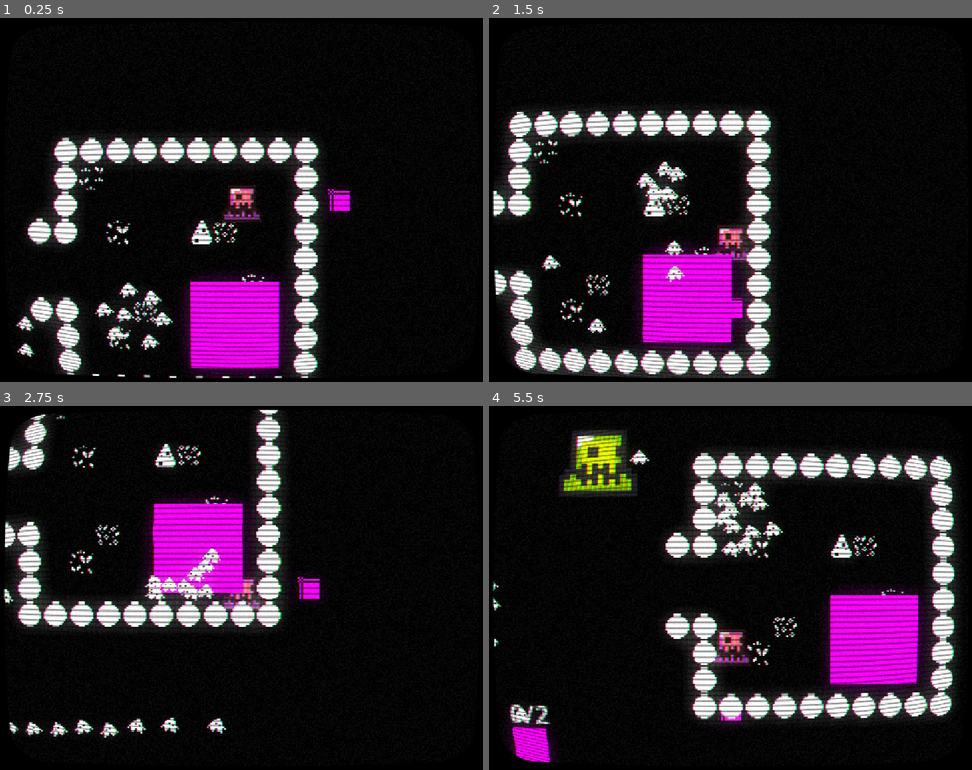
Above: before the commit, frames 1-4 (two rows, left to right).
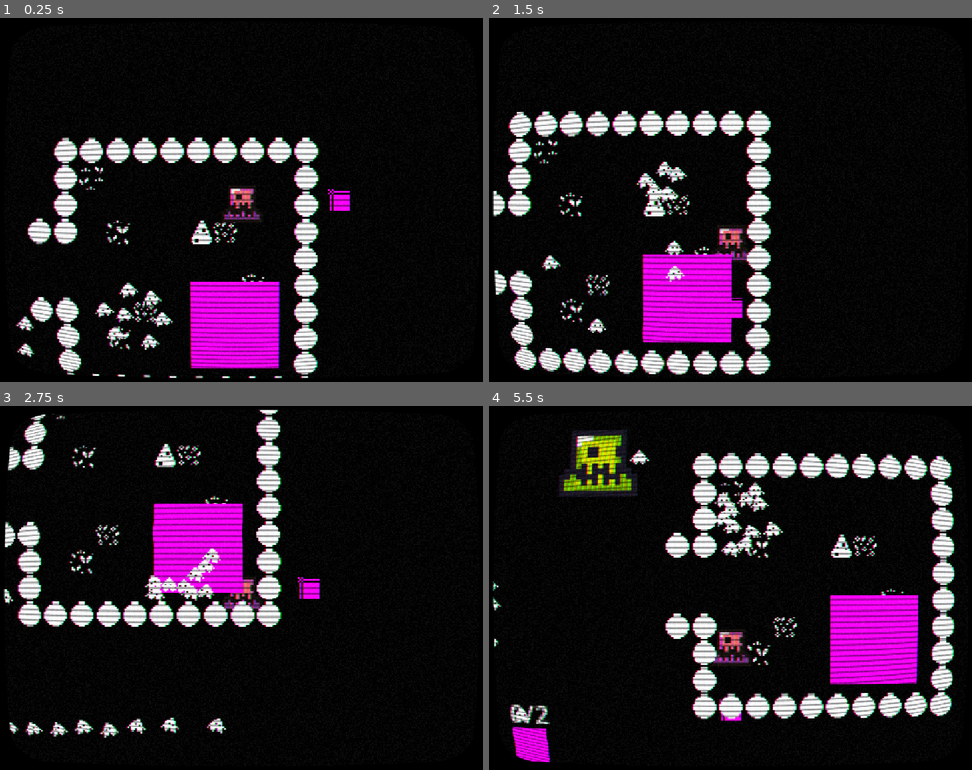
Above: after the commit, the same moments.

Repository: Octaniko/EnemyOfNone
Game: Godot game, scene res://scenes/world.tscn
The game is run twice, just before and just after one commit, with the same random seed, the same clock (stepped at 60 frames per second) and the same inputs.
Inputs:
- Up to frame 1 (0.25 s): no input
- Up to frame 2 (1.5 s): hold D (right) 0.53-1.28 s; hold Shift (recall) 0.53-1.28 s; hold S (down) from 1.28 s (still down); tap Space (rush) at 1.35 s
- Up to frame 3 (2.75 s): release S (down) at 2.03 s; hold D (right) from 2.03 s (still down); hold Shift (recall) from 2.03 s (still down)
- Up to frame 4 (5.5 s): release D (right) at 2.78 s; release Shift (recall) at 2.78 s; hold W (up) 2.78-3.53 s; tap Space (rush) at 2.85, 4.35 s; hold Shift (recall) 3.53-4.28 s; hold A (left) 3.53-5.03 s; hold S (down) from 5.03 s (still down); hold Shift (recall) from 5.03 s (still down)

The runs differ from the first frame. In frame 1, 5.4% of the frame differs, in the area x 5-73%, y 32-99%; in frame 2, 7.7%; in frame 3, 5.5%; in frame 4, 9.0%, in the area x 3-98%, y 7-98%.

Commit message:
feat: Add Dithering shader

Diff:
--- /dev/null
+++ b/assets/shaders/dithering.gdshader
@@ -0,0 +1,70 @@
+shader_type canvas_item;
+render_mode unshaded, skip_vertex_transform;
+
+uniform sampler2D screen_texture : hint_screen_texture, filter_nearest;
+
+uniform vec4 color_dark : source_color = vec4(0.0, 0.0, 0.0, 1.0);
+uniform vec4 color_light : source_color = vec4(1.0, 1.0, 1.0, 1.0);
+
+uniform float dither_repeat = 1.0;
+uniform float dither_strength = 1.0;
+uniform float min_dither_brightness = 0.1;
+
+uniform int bayer_mode = 4;
+
+void fragment() {
+    vec4 tex = textureLod(screen_texture, SCREEN_UV, 0.0);
+    vec3 color_in = tex.rgb;
+    float brightness = dot(color_in, vec3(0.299, 0.587, 0.114));
+
+    vec4 out_color;
+    if (brightness < min_dither_brightness) {
+        out_color = color_dark;
+    } else {
+        vec2 screen_px_size = SCREEN_PIXEL_SIZE;
+        vec2 screen_res = vec2(1.0) / screen_px_size;
+        vec2 pixel_coord = SCREEN_UV * screen_res / dither_repeat;
+
+        float threshold = 0.0;
+        if (bayer_mode == 4) {
+            int x = int(floor(mod(pixel_coord.x, 4.0)));
+            int y = int(floor(mod(pixel_coord.y, 4.0)));
+            int index = y * 4 + x;
+            float bayer4[16] = float[](
+                0.0/16.0, 8.0/16.0, 2.0/16.0, 10.0/16.0,
+                12.0/16.0, 4.0/16.0, 14.0/16.0, 6.0/16.0,
+                3.0/16.0, 11.0/16.0, 1.0/16.0, 9.0/16.0,
+                15.0/16.0, 7.0/16.0, 13.0/16.0, 5.0/16.0
+            );
+            threshold = bayer4[index];
+        } else if (bayer_mode == 8) {
+            int x = int(floor(mod(pixel_coord.x, 8.0)));
+            int y = int(floor(mod(pixel_coord.y, 8.0)));
+            int index = y * 8 + x;
+            float bayer8[64] = float[](
+                0.0/64.0, 32.0/64.0, 8.0/64.0, 40.0/64.0,
+                2.0/64.0, 34.0/64.0, 10.0/64.0, 42.0/64.0,
+                48.0/64.0, 16.0/64.0, 56.0/64.0, 24.0/64.0,
+                50.0/64.0, 18.0/64.0, 58.0/64.0, 26.0/64.0,
+                12.0/64.0, 44.0/64.0, 4.0/64.0, 36.0/64.0,
+                14.0/64.0, 46.0/64.0, 6.0/64.0, 38.0/64.0,
+                60.0/64.0, 28.0/64.0, 52.0/64.0, 20.0/64.0,
+                62.0/64.0, 30.0/64.0, 54.0/64.0, 22.0/64.0,
+                3.0/64.0, 35.0/64.0, 11.0/64.0, 43.0/64.0,
+                1.0/64.0, 33.0/64.0, 9.0/64.0, 41.0/64.0,
+                51.0/64.0, 19.0/64.0, 59.0/64.0, 27.0/64.0,
+                49.0/64.0, 17.0/64.0, 57.0/64.0, 25.0/64.0,
+                15.0/64.0, 47.0/64.0, 7.0/64.0, 39.0/64.0,
+                13.0/64.0, 45.0/64.0, 5.0/64.0, 37.0/64.0,
+                63.0/64.0, 31.0/64.0, 55.0/64.0, 23.0/64.0,
+                61.0/64.0, 29.0/64.0, 53.0/64.0, 21.0/64.0
+            );
+            threshold = bayer8[index];
+        }
+
+        vec4 dithered = (brightness < threshold) ? color_dark : color_light;
+        out_color = mix(tex, dithered, dither_strength);
+    }
+
+    COLOR = out_color;
+}
--- a/scenes/world.tscn
+++ b/scenes/world.tscn
@@ -7,6 +7,7 @@
 [ext_resource type="PackedScene" uid="uid://cn0df6p1m8or6" path="res://scenes/entities/unit/unit.tscn" id="3_4wyf3"]
 [ext_resource type="Shader" uid="uid://q3w8b3i4m26u" path="res://assets/shaders/vhs.gdshader" id="3_e3hyu"]
 [ext_resource type="PackedScene" uid="uid://cl1oh7qlfhj1m" path="res://scenes/entities/player/player.tscn" id="3_k0juu"]
+[ext_resource type="Shader" uid="uid://dptgn8t6jmiik" path="res://assets/shaders/dithering.gdshader" id="4_q5onr"]
 [ext_resource type="PackedScene" uid="uid://kfgm162v1xgt" path="res://scenes/entities/enemy/enemy.tscn" id="6_qfnet"]
 [ext_resource type="Script" uid="uid://dkl042to8ysey" path="res://scenes/entities/unit/unit_manager.gd" id="6_w7kh3"]
 [ext_resource type="PackedScene" uid="uid://d0uns3g334aex" path="res://scenes/objects/carryable.tscn" id="8_4mrxx"]
@@ -25,6 +26,15 @@
 shader_parameter/softness = 0.67200003192
 shader_parameter/intensity = 0.7810000370975
 shader_parameter/vignette_color = Color(0, 0, 0, 1)
+
+[sub_resource type="ShaderMaterial" id="ShaderMaterial_jhx03"]
+shader = ExtResource("4_q5onr")
+shader_parameter/color_dark = Color(0, 0, 0, 1)
+shader_parameter/color_light = Color(1, 1, 1, 1)
+shader_parameter/dither_repeat = 1.0
+shader_parameter/dither_strength = 1.0
+shader_parameter/min_dither_brightness = 0.1
+shader_parameter/bayer_mode = 4
 
 [sub_resource type="ShaderMaterial" id="ShaderMaterial_q5onr"]
 shader = ExtResource("3_e3hyu")
@@ -1182,7 +1192,6 @@
 
 [sub_resource type="Environment" id="Environment_qfnet"]
 background_mode = 3
-glow_enabled = true
 glow_bloom = 0.45
 
 [node name="World" type="Node2D"]
@@ -1207,6 +1216,14 @@
 grow_horizontal = 2
 grow_vertical = 2
 
+[node name="Dithering" type="ColorRect" parent="ShaderOverlay"]
+material = SubResource("ShaderMaterial_jhx03")
+anchors_preset = 15
+anchor_right = 1.0
+anchor_bottom = 1.0
+grow_horizontal = 2
+grow_vertical = 2
+
 [node name="VHS" type="ColorRect" parent="ShaderOverlay"]
 material = SubResource("ShaderMaterial_q5onr")
 anchors_preset = 15
Not shown, added: assets/shaders/dithering.gdshader.uid
Not shown: 1 places in scenes/world.tscn that only renumber resources
